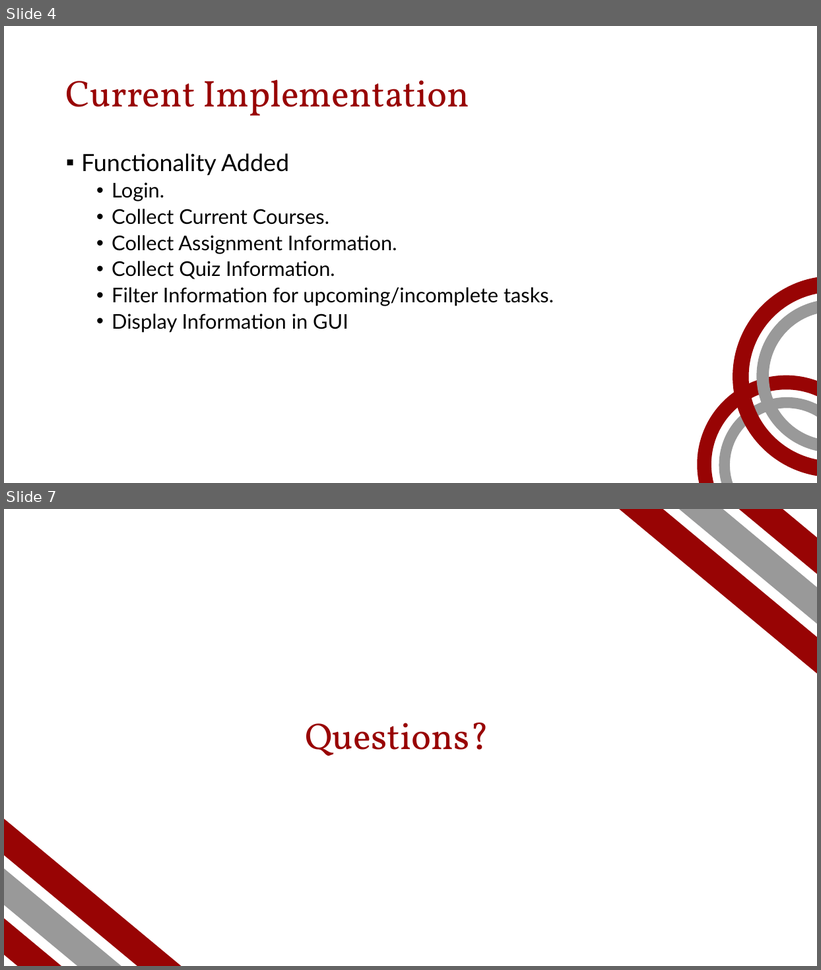
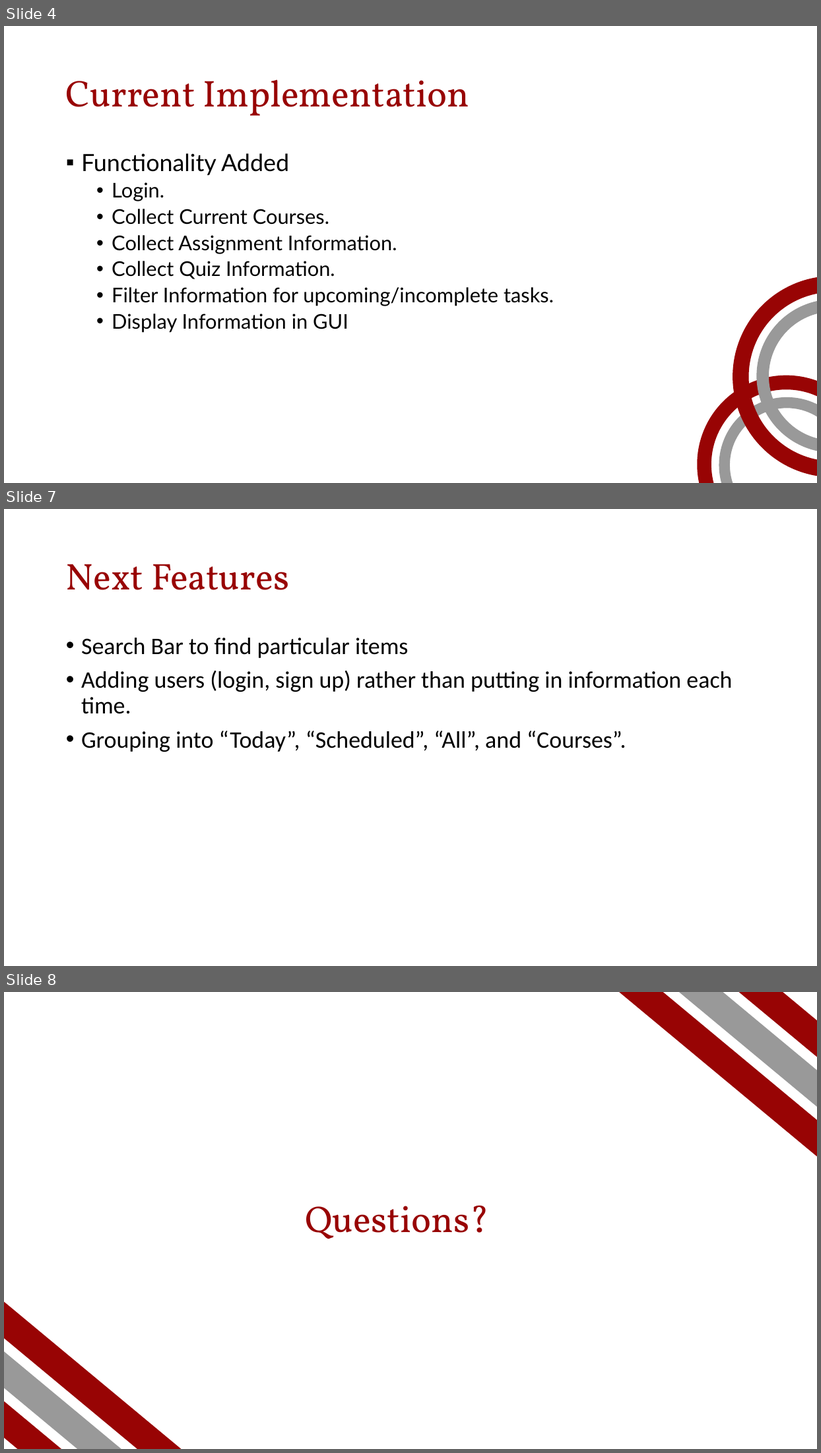
Before and after one commit to mehtaj8/Euneva, a slide deck: Doc/FinalPresentation/FinalPresentation.pptx. Shown one above the other, each under a label of ours: slides 4 and 7 before the commit, slides 4, 7 and 8 after it; the slides between them are not shown. The pictures are 821x970 and 821x1453 pixels, drawn with LibreOffice and Linux fonts; fonts in the diff are those of the drawing. Boxes give left, top, right and bottom in pixels: in the first picture for what was removed or moved away, otherwise in the second. Text is boxed around its words. In the diff, an @@ line names an element or a change of style, - is before the commit and + after.

```diff
--- a/Doc/FinalPresentation/FinalPresentation.pptx
+++ b/Doc/FinalPresentation/FinalPresentation.pptx
@@ slide 7 added at [4, 509, 817, 966], background #FFFFFF @@
@@ title added at [66, 564, 289, 590], 44 pt, text #980404 @@
+Next Features
@@ text added at [81, 638, 732, 752], 28 pt, text #000000 @@
+• Search Bar to find particular items
+• Adding users (login, sign up) rather than putting in information each time.
+• Grouping into “Today”, “Scheduled”, “All”, and “Courses”.
@@ what was slide 7 is now slide 8 @@
```
Also in this commit, not shown: 1 slide changed, 1 other slide added, 1 slide removed.
